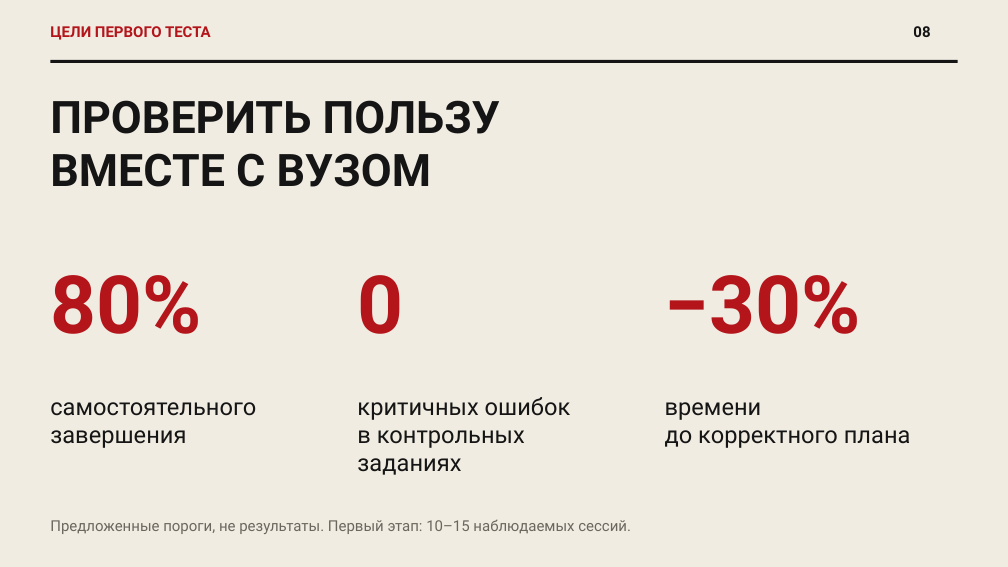
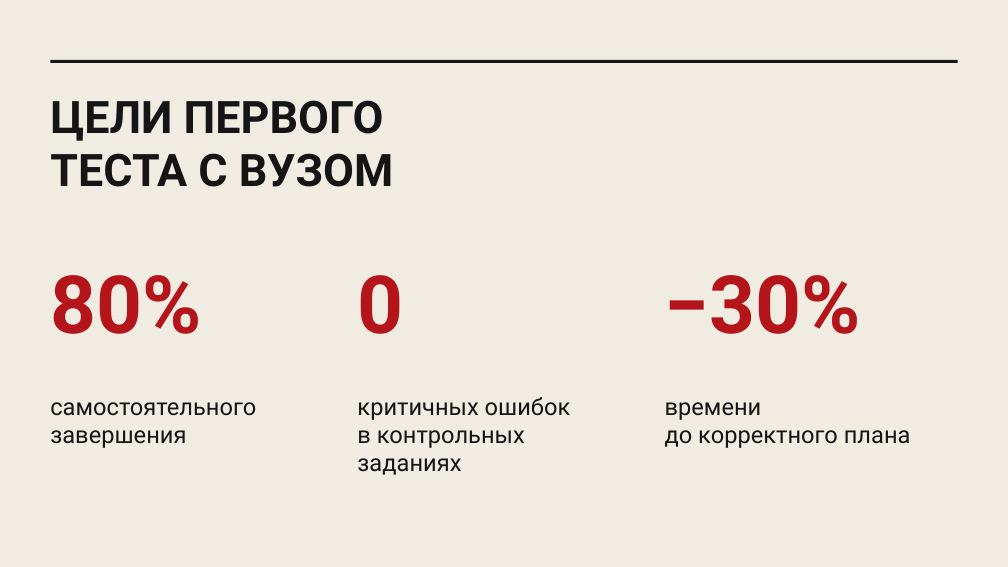
Before and after one commit to Ivana-banana/MAX, a slide deck: slide 9 of docs/presentation/draft-2026-10-24/first-90-days-product-style.pptx. Drawn at 1008x567 pixels with LibreOffice and Linux fonts; fonts in the diff are those of the drawing. Boxes give left, top, right and bottom in pixels: in the first picture for what was removed or moved away, otherwise in the second. Text is boxed around its words. In the diff, an @@ line names an element or a change of style, - is before the commit and + after.

```diff
--- a/docs/presentation/draft-2026-10-24/first-90-days-product-style.pptx
+++ b/docs/presentation/draft-2026-10-24/first-90-days-product-style.pptx
@@ text removed at box(50, 26, 211, 40) @@
-ЦЕЛИ ПЕРВОГО ТЕСТА
@@ text removed at box(913, 26, 930, 37) @@
-08
@@ text at box(50, 100, 393, 187): text changed @@
-ПРОВЕРИТЬ ПОЛЬЗУ
-ВМЕСТЕ С ВУЗОМ
+ЦЕЛИ ПЕРВОГО
+ТЕСТА С ВУЗОМ
@@ text removed at box(50, 520, 631, 534) @@
-Предложенные пороги, не результаты. Первый этап: 10–15 наблюдаемых сессий.
```
Also in this commit, not shown: 13 other slides changed, 4 other files.
